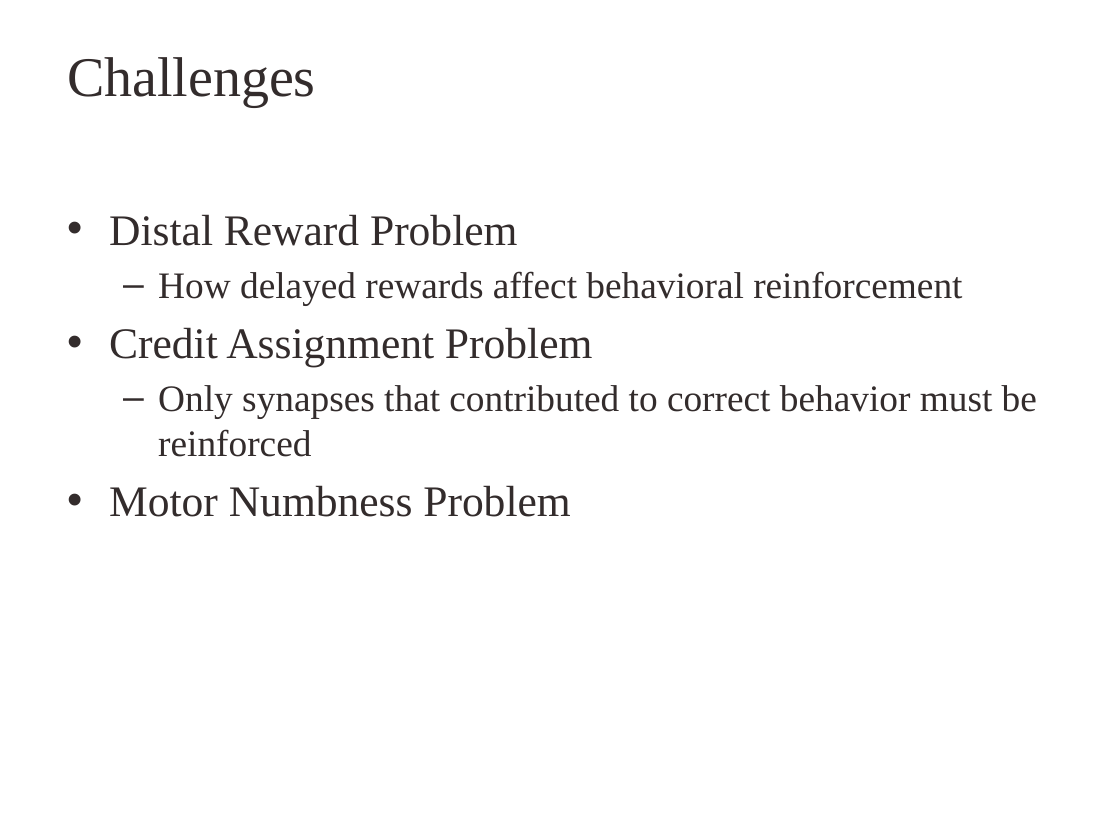
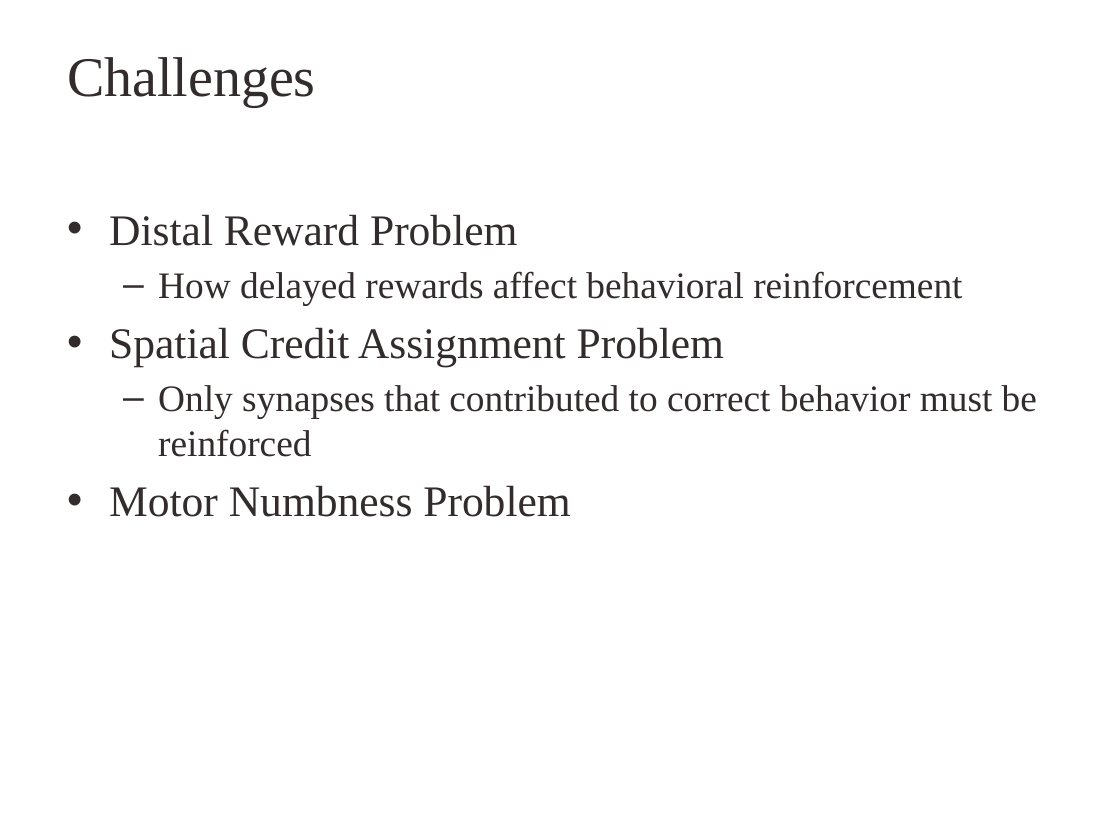
Before and after one commit to kuthulas/reinforce, a slide deck: slide 9 of RL.pptx (slide 6 before the commit). Drawn at 1120x840 pixels with LibreOffice and Linux fonts; fonts in the diff are those of the drawing; background and template pictures are left out. Boxes give left, top, right and bottom in pixels: in the first picture for what was removed or moved away, otherwise in the second. Text is boxed around its words. In the diff, an @@ line names an element or a change of style, - is before the commit and + after.

```diff
--- a/RL.pptx
+++ b/RL.pptx
@@ text at (109, 327, 724, 367): text changed @@
-• Credit Assignment Problem
+• Spatial Credit Assignment Problem
```
Also in this commit, not shown: 6 other slides changed, 7 slides added, 1 other file.
